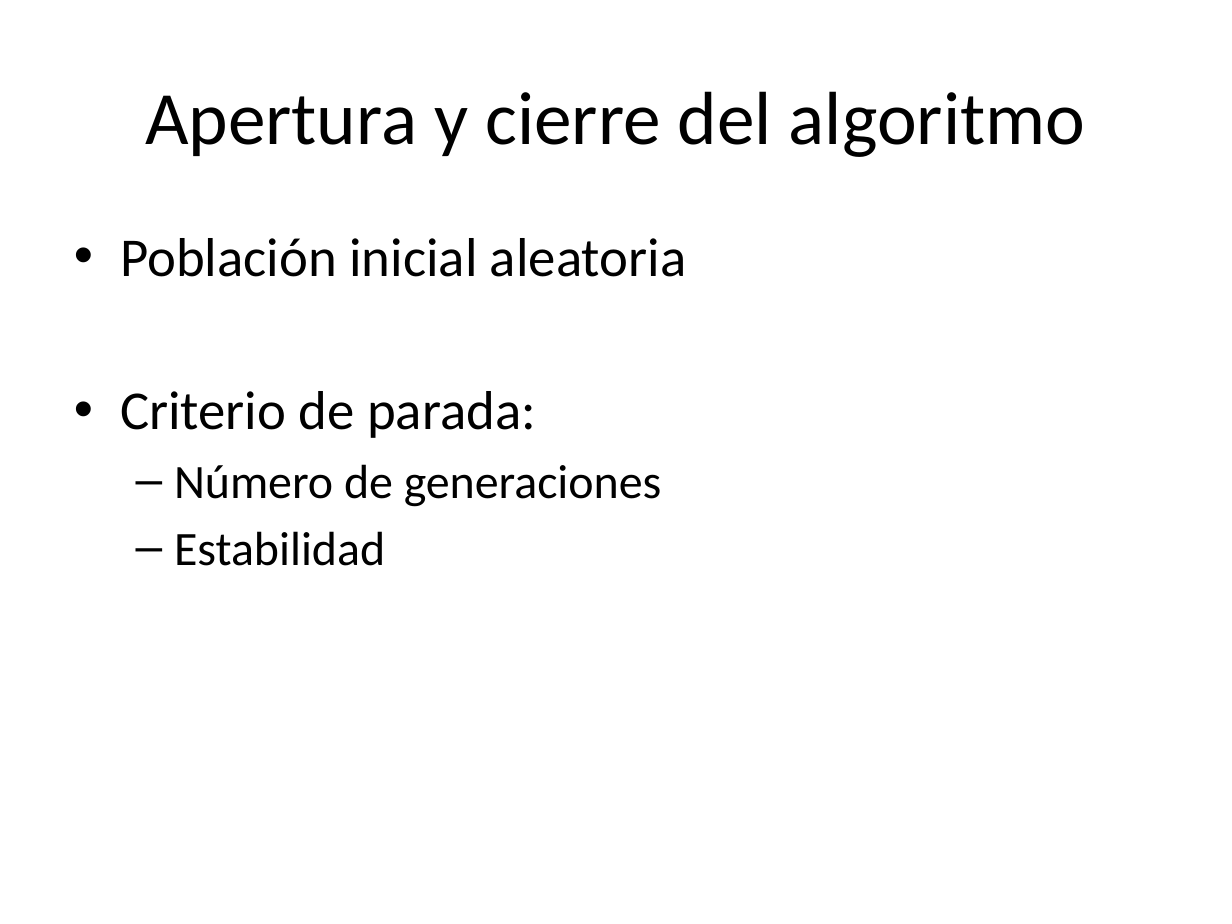
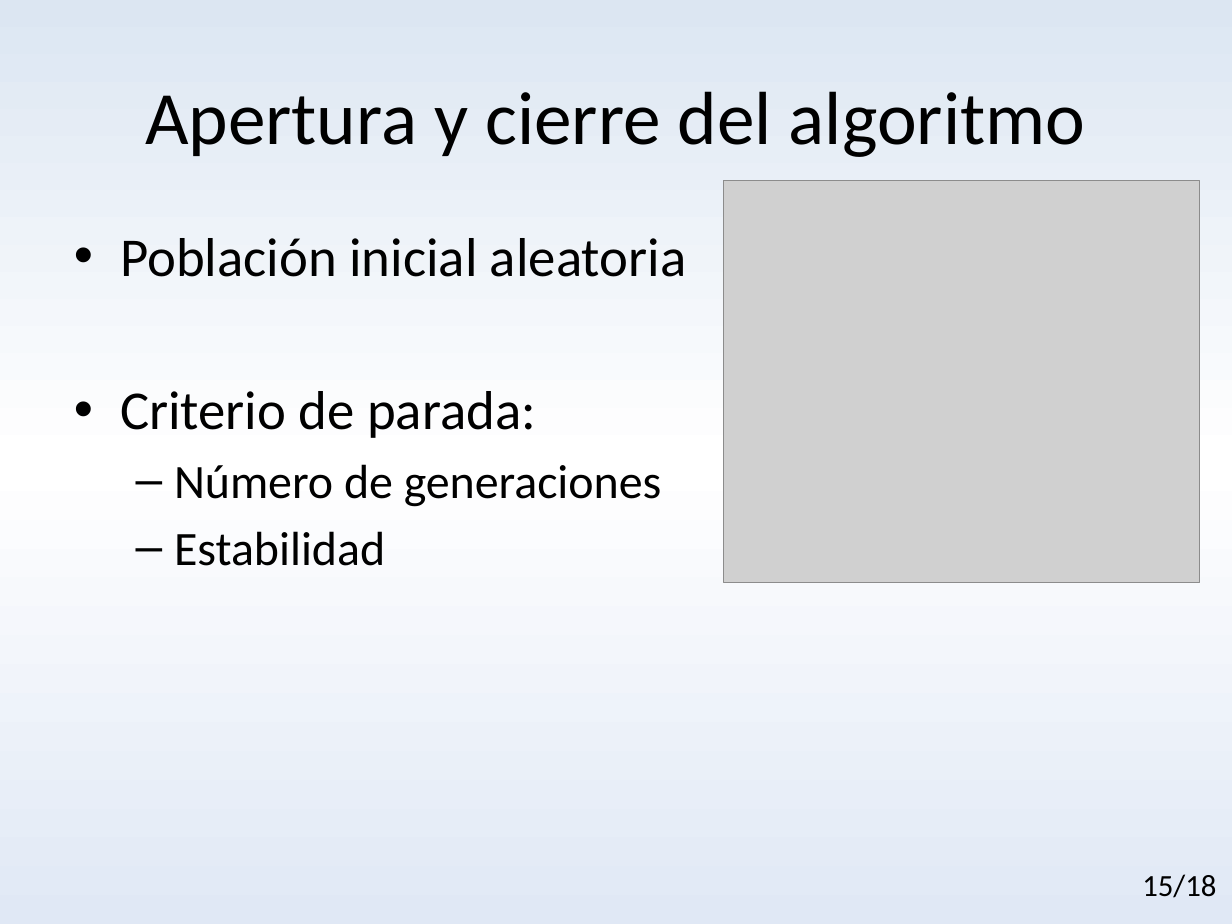
Before and after one commit to AunSiro/Algoritmos-Geneticos-R-Python-Meetup, a slide deck: slide 15 of Introducción a los algoritmos genéticos.pptx (slide 12 before the commit). Drawn at 1232x924 pixels with LibreOffice and Linux fonts; fonts in the diff are those of the drawing; grey boxes stand for pictures. Boxes give left, top, right and bottom in pixels: in the first picture for what was removed or moved away, otherwise in the second. Text is boxed around its words. In the diff, an @@ line names an element or a change of style, - is before the commit and + after.

```diff
--- a/Introducción a los algoritmos genéticos.pptx
+++ b/Introducción a los algoritmos genéticos.pptx
@@ background #FFFFFF to gradient #DCE6F2 to #FFFFFF to #E1E8F5 @@
@@ picture added at (x1=723, y1=181, x2=1200, y2=583) @@
@@ text added at (x1=1142, y1=874, x2=1216, y2=898), 18 pt, text #000000 @@
+15/18
```
Also in this commit, not shown: 13 other slides changed, 5 slides added.
